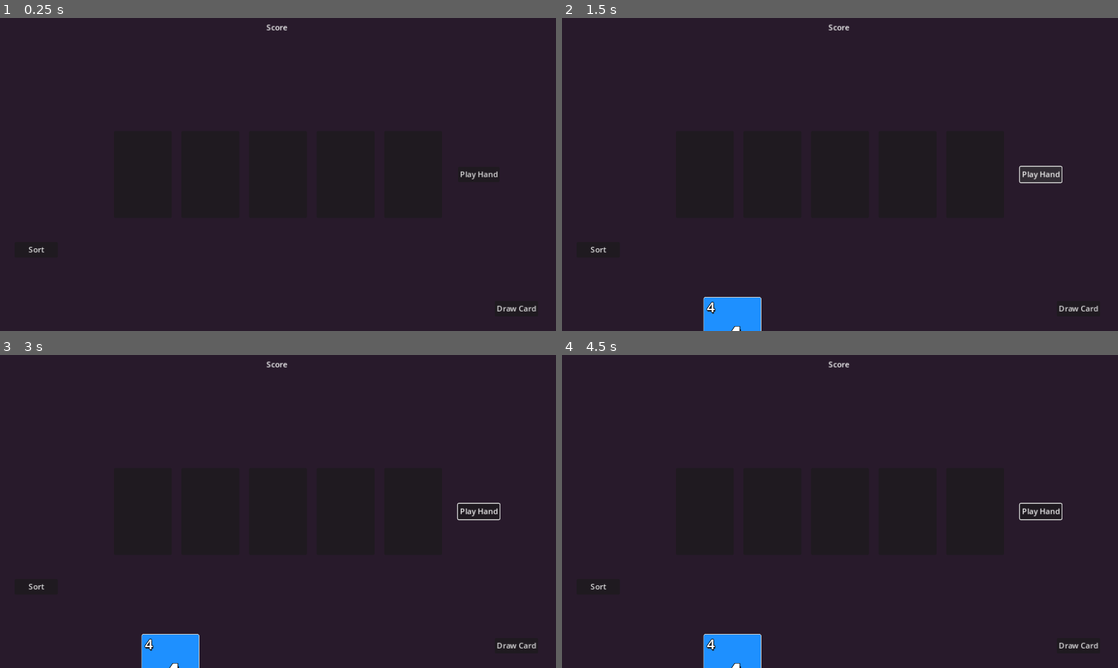
Above: before the commit, frames 1-4 (two rows, left to right).
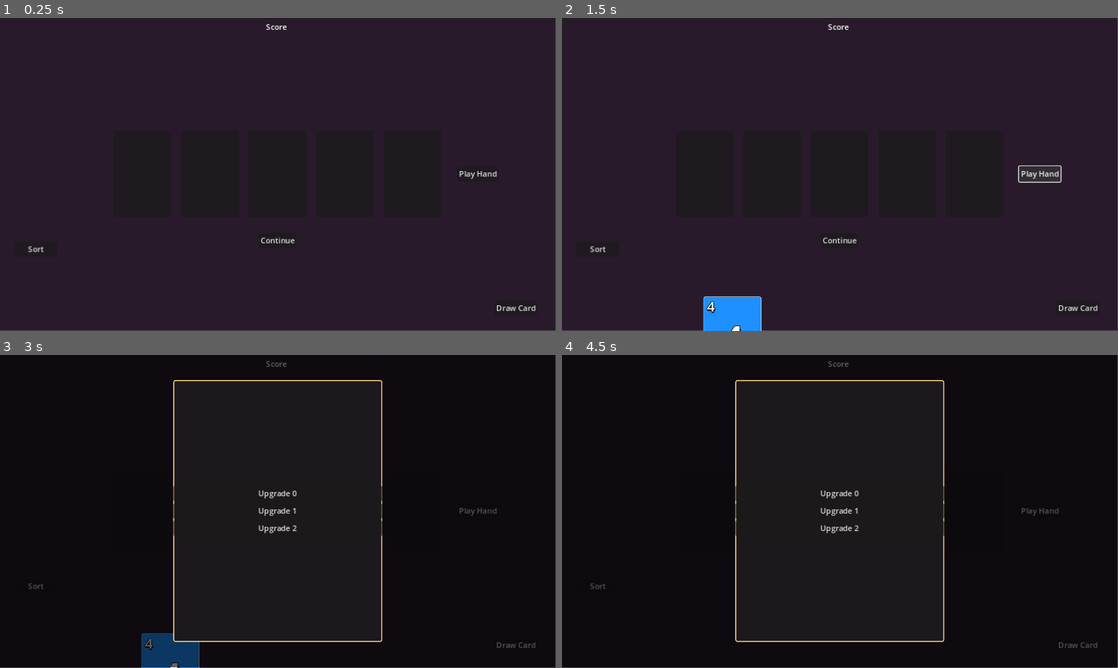
Above: after the commit, the same moments.

Repository: jwapobie/uno-cards
Game: Godot game, scene res://scenes/game_loop.tscn
The game is run twice, just before and just after one commit, with the same random seed, the same clock (stepped at 60 frames per second) and the same inputs. Before the commit the project starts from res://scenes/gameplay.tscn.
Inputs (mouse positions are in pixels of both pictures, inside the frame that each line leads up to):
- Up to frame 1 (0.25 s): no input
- Up to frame 2 (1.5 s): click "Draw Card" at 0.5 s; click "Play Hand" at 1.25 s
- Up to frame 3 (3 s): click "Play Hand" at 2 s; click (278, 577) at 2.75 s, where only the run after the commit has a clickable "Continue"
- Up to frame 4 (4.5 s): click (840, 492) at 3.5 s, where only the run after the commit has a clickable "Upgrade 0"; click (840, 577) at 4.25 s, where only the run after the commit has a clickable "Continue"

The runs differ from the first frame. In frame 1, 0.7% of the frame differs, in the area x 0-100%, y 0-100%; in frame 2, 0.8%; in frame 3, 63%; in frame 4, 63%.

Commit message:
Upgrade game loop mockup

Diff:
--- a/project.godot
+++ b/project.godot
@@ -11,7 +11,7 @@
 [application]
 
 config/name="uno-cards"
-run/main_scene="res://scenes/gameplay.tscn"
+run/main_scene="res://scenes/game_loop.tscn"
 config/features=PackedStringArray("4.3", "Forward Plus")
 config/icon="res://icon.svg"
 
--- /dev/null
+++ b/scenes/game_loop.gd
@@ -0,0 +1,24 @@
+extends Control
+
+var deck: CardDeck
+@onready var event_handler: EventHandler = $EventHandler
+var gameplay: Gameplay
+const gameplay_prefab := preload('res://scenes/gameplay.tscn')
+
+# Called when the node enters the scene tree for the first time.
+func _ready() -> void:
+	event_handler.register_handler(Event.Type.UPGRADE_SELECTED, on_upgrade_selected, 10, 0)
+	deck = CardDeck.new_deck()
+	new_round()
+
+func new_round() -> void:
+	if gameplay:
+		gameplay.queue_free()
+		gameplay = null
+	deck.reset()
+	gameplay = gameplay_prefab.instantiate()
+	gameplay.deck = deck
+	add_child(gameplay)
+
+func on_upgrade_selected(event: EventUpgradeSelected) -> void:
+	new_round()
--- /dev/null
+++ b/scenes/game_loop.tscn
@@ -0,0 +1,17 @@
+[gd_scene load_steps=3 format=3 uid="uid://cn37juey6gqe5"]
+
+[ext_resource type="Script" path="res://scenes/game_loop.gd" id="1_mnbf5"]
+[ext_resource type="Script" path="res://scripts/event_bus/event_handler.gd" id="2_0xk4t"]
+
+[node name="GameLoop" type="Control"]
+layout_mode = 3
+anchors_preset = 15
+anchor_right = 1.0
+anchor_bottom = 1.0
+grow_horizontal = 2
+grow_vertical = 2
+mouse_filter = 2
+script = ExtResource("1_mnbf5")
+
+[node name="EventHandler" type="Node" parent="."]
+script = ExtResource("2_0xk4t")
--- a/scenes/gameplay.gd
+++ b/scenes/gameplay.gd
@@ -1,20 +1,27 @@
 extends Control
+class_name Gameplay
 
+@onready var event_handler: EventHandler = $EventHandler
+@onready var continue_button: Button = $ContinueButton
 @onready var card_hand: CardHand = %CardHand
+@onready var upgrade_screen: UpgradeScreen = $UpgradeScreen
+
 var deck: CardDeck
+
 
 # Called when the node enters the scene tree for the first time.
 func _ready() -> void:
-	deck = CardDeck.new_deck()
-	deck.reset()
-	pass # Replace with function body.
-
-# Called every frame. 'delta' is the elapsed time since the previous frame.
-func _process(delta: float) -> void:
-	pass
-
+	if !deck:
+		printerr("Deck not configured, using default deck. Launch gameplay from Game Loop scene")
+		deck = CardDeck.new_deck()
+		deck.reset()
+	continue_button.pressed.connect(_show_upgrades)
 
 func _draw_card() -> void:
 	var card := deck.draw_one()
 	if card:
 		card_hand.add_card(card)
+
+func _show_upgrades() -> void:
+	upgrade_screen.visible = true
+	upgrade_screen.show_upgrades()
--- a/scenes/gameplay.tscn
+++ b/scenes/gameplay.tscn
@@ -1,10 +1,11 @@
-[gd_scene load_steps=7 format=3 uid="uid://cuwq5a1ylpiw0"]
+[gd_scene load_steps=8 format=3 uid="uid://cuwq5a1ylpiw0"]
 
 [ext_resource type="Script" path="res://scenes/gameplay.gd" id="1_cgi25"]
 [ext_resource type="Script" path="res://objects/card_player/card_hand.gd" id="2_jcadc"]
 [ext_resource type="Script" path="res://objects/card_player/play_mat.gd" id="3_pgsh8"]
 [ext_resource type="Script" path="res://scripts/event_bus/event_handler.gd" id="4_c7t3g"]
 [ext_resource type="Script" path="res://objects/score_counter/score_display.gd" id="5_f3pnb"]
+[ext_resource type="PackedScene" uid="uid://cbm78yibra6u3" path="res://scenes/upgrade_screen.tscn" id="6_6v1j0"]
 
 [sub_resource type="Curve" id="Curve_gb3ms"]
 _data = [Vector2(0, 0), 0.0, 0.0, 0, 0, Vector2(1, 1), 0.0, 0.0, 0, 0]
@@ -15,6 +16,10 @@
 anchors_preset = 15
 anchor_right = 1.0
 anchor_bottom = 1.0
+offset_left = -1.0
+offset_top = -1.0
+offset_right = -1.0
+offset_bottom = -1.0
 grow_horizontal = 2
 grow_vertical = 2
 mouse_filter = 2
@@ -171,16 +176,16 @@
 
 [node name="PlayHandButton" type="Button" parent="PlayMat"]
 layout_mode = 1
-anchors_preset = 6
-anchor_left = 1.0
-anchor_top = 0.5
-anchor_right = 1.0
-anchor_bottom = 0.5
-offset_left = -203.0
+anchors_preset = 8
+anchor_left = 0.5
+anchor_top = 0.5
+anchor_right = 0.5
+anchor_bottom = 0.5
+offset_left = 372.0
 offset_top = -15.5
-offset_right = -117.0
+offset_right = 458.0
 offset_bottom = 15.5
-grow_horizontal = 0
+grow_horizontal = 2
 grow_vertical = 2
 text = "Play Hand"
 
@@ -234,5 +239,27 @@
 [node name="EventHandler" type="Node" parent="ScoreDisplay"]
 script = ExtResource("4_c7t3g")
 
+[node name="ContinueButton" type="Button" parent="."]
+layout_mode = 1
+anchors_preset = 8
+anchor_left = 0.5
+anchor_top = 0.5
+anchor_right = 0.5
+anchor_bottom = 0.5
+offset_left = -39.5
+offset_top = 122.0
+offset_right = 39.5
+offset_bottom = 153.0
+grow_horizontal = 2
+grow_vertical = 2
+text = "Continue"
+
+[node name="UpgradeScreen" parent="." instance=ExtResource("6_6v1j0")]
+visible = false
+layout_mode = 1
+
+[node name="EventHandler" type="Node" parent="."]
+script = ExtResource("4_c7t3g")
+
 [connection signal="pressed" from="SortButton" to="CardHandAnchor/CardHand" method="sort_hand"]
 [connection signal="pressed" from="Button" to="." method="_draw_card"]
--- /dev/null
+++ b/scenes/upgrade_screen.gd
@@ -0,0 +1,24 @@
+extends Control
+class_name UpgradeScreen
+
+@onready var upgrade_buttons: VBoxContainer = $Panel/UpgradeButtons
+var buttons: Array[Button] = []
+var num_upgrades := 3
+
+# Called when the node enters the scene tree for the first time.
+func _ready() -> void:
+	show_upgrades()
+
+func show_upgrades() -> void:
+	for child in upgrade_buttons.get_children():
+		child.queue_free()
+	for i in range(num_upgrades):
+		var new_button = Button.new()
+		new_button.text = "Upgrade %s" % str(i)
+		new_button.pressed.connect(on_upgrade_selected.bind(i))
+		upgrade_buttons.add_child(new_button)
+
+func on_upgrade_selected(idx: int) -> void:
+	var event := EventUpgradeSelected.new()
+	event.upgrade_type = idx
+	EventBus.queue_event(event)
--- /dev/null
+++ b/scenes/upgrade_screen.tscn
@@ -0,0 +1,58 @@
+[gd_scene load_steps=3 format=3 uid="uid://cbm78yibra6u3"]
+
+[ext_resource type="Script" path="res://scenes/upgrade_screen.gd" id="1_rythi"]
+
+[sub_resource type="StyleBoxFlat" id="StyleBoxFlat_8t5wt"]
+bg_color = Color(0.111996, 0.0994017, 0.110006, 1)
+border_width_left = 2
+border_width_top = 2
+border_width_right = 2
+border_width_bottom = 2
+border_color = Color(0.980727, 0.8343, 0.493666, 1)
+corner_radius_top_left = 4
+corner_radius_top_right = 4
+corner_radius_bottom_right = 4
+corner_radius_bottom_left = 4
+
+[node name="UpgradeScreen" type="Control"]
+layout_mode = 3
+anchors_preset = 15
+anchor_right = 1.0
+anchor_bottom = 1.0
+grow_horizontal = 2
+grow_vertical = 2
+mouse_filter = 2
+script = ExtResource("1_rythi")
+
+[node name="BG" type="ColorRect" parent="."]
+layout_mode = 1
+anchors_preset = 15
+anchor_right = 1.0
+anchor_bottom = 1.0
+grow_horizontal = 2
+grow_vertical = 2
+color = Color(0, 0, 0, 0.615686)
+
+[node name="Panel" type="Panel" parent="."]
+layout_mode = 1
+anchors_preset = 8
+anchor_left = 0.5
+anchor_top = 0.5
+anchor_right = 0.5
+anchor_bottom = 0.5
+offset_left = -216.5
+offset_top = -271.0
+offset_right = 216.5
+offset_bottom = 271.0
+grow_horizontal = 2
+grow_vertical = 2
+theme_override_styles/panel = SubResource("StyleBoxFlat_8t5wt")
+
+[node name="UpgradeButtons" type="VBoxContainer" parent="Panel"]
+layout_mode = 1
+anchors_preset = 15
+anchor_right = 1.0
+anchor_bottom = 1.0
+grow_horizontal = 2
+grow_vertical = 2
+alignment = 1
--- a/scripts/event_bus/event.gd
+++ b/scripts/event_bus/event.gd
@@ -19,6 +19,7 @@
 	CARD_PLAYED,
 	HAND_PLAYED,
 	SCORE_CREATED,
+	UPGRADE_SELECTED,
 }
 
 static var type_lookup = {}
--- a/scripts/event_bus/event_handler.gd
+++ b/scripts/event_bus/event_handler.gd
@@ -9,7 +9,7 @@
 	handler_table[callable] = handles_event
 
 func unregister_handler():
-	for callable in handler_table:
+	for callable in handler_table.keys():
 		EventBus.unregister(handler_table[callable], callable)
 		handler_table.erase(callable)
 
--- /dev/null
+++ b/scripts/event_bus/events/upgrade_selected.gd
@@ -0,0 +1,11 @@
+extends Event
+class_name EventUpgradeSelected
+
+var upgrade_type: int
+
+func _init() -> void:
+	type = Type.UPGRADE_SELECTED
+	type_lookup[type] = EventUpgradeSelected
+
+func _to_string() -> String:
+	return "<EventUpgradeSelected> %s" % str(upgrade_type)
